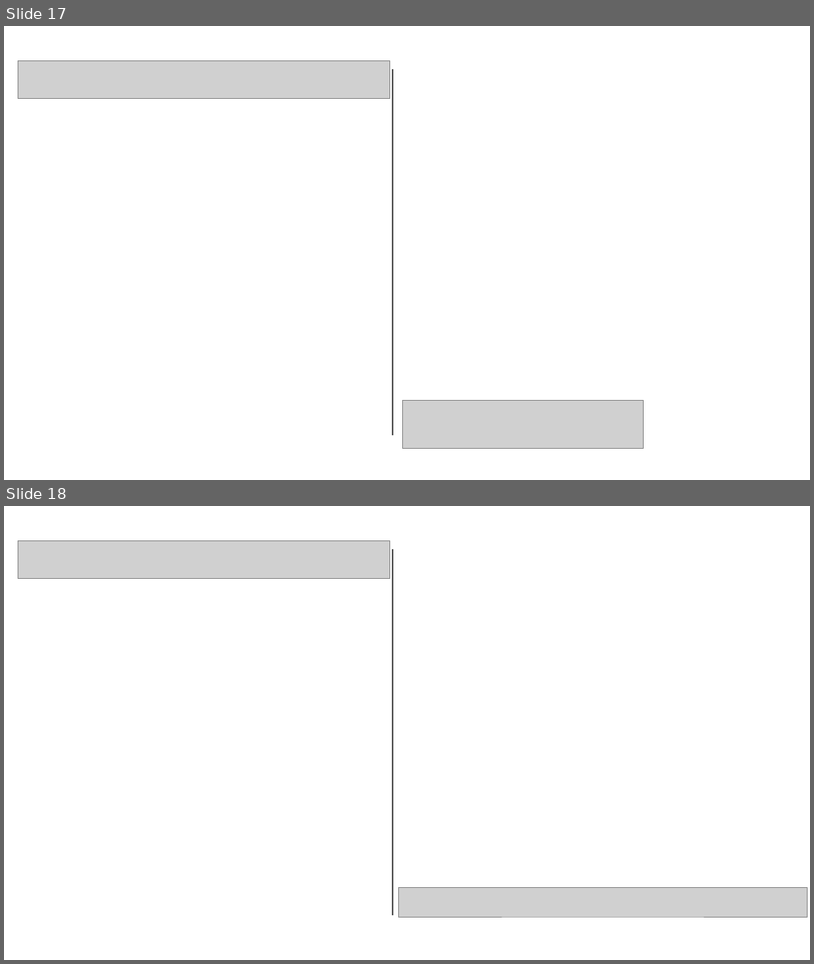
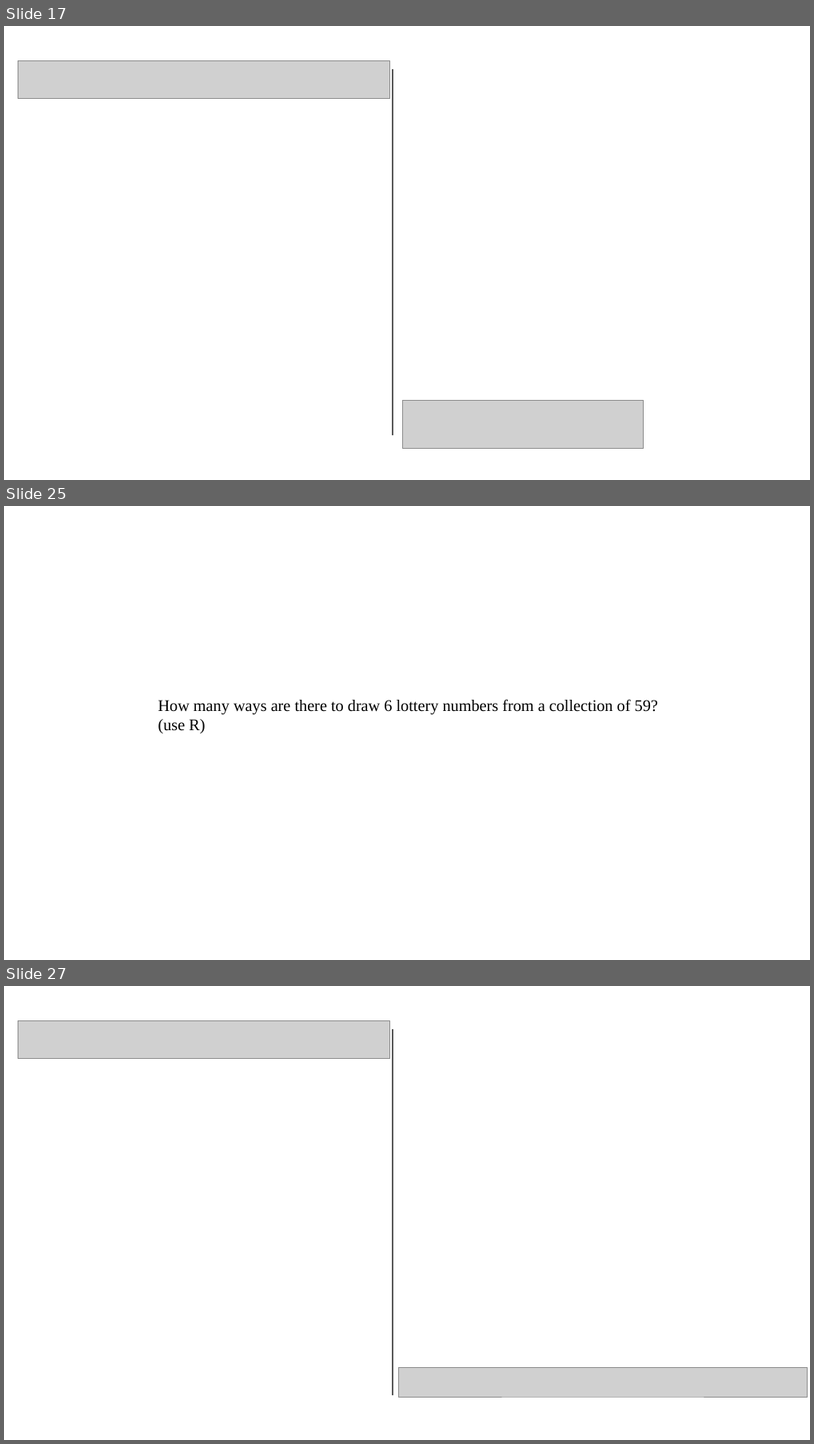
Before and after one commit to pvermees/geostats, a slide deck: slides/quizzes.odp. Shown one above the other, each under a label of ours: slides 17 and 18 before the commit, slides 17, 25 and 27 after it; the slides between them are not shown. The pictures are 814x964 and 814x1444 pixels, drawn with LibreOffice and Linux fonts; fonts in the diff are those of the drawing; grey boxes stand for pictures. Boxes give left, top, right and bottom in pixels: in the first picture for what was removed or moved away, otherwise in the second. Text is boxed around its words. In the diff, an @@ line names an element or a change of style, - is before the commit and + after.

```diff
--- a/slides/quizzes.odp
+++ b/slides/quizzes.odp
@@ slide 25 added at (x1=4, y1=506, x2=810, y2=960), background #FFFFFF @@
@@ text added at (x1=158, y1=699, x2=658, y2=733), 16 pt, text #000000 @@
+How many ways are there to draw 6 lottery numbers from a collection of 59?
+(use R)
@@ what was slide 18 is now slide 27 @@
```
Also in this commit, not shown: 8 other slides added, 4 other files.
